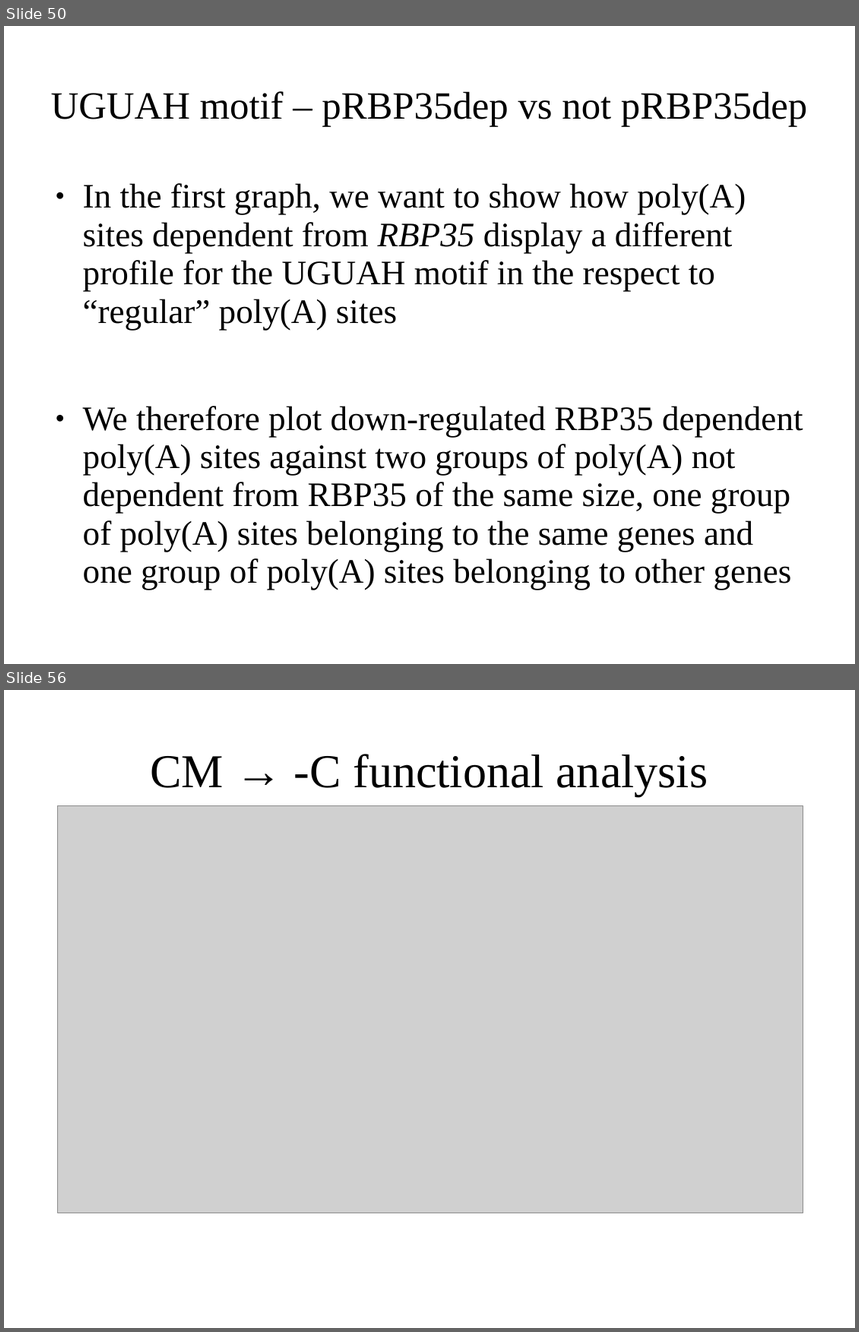
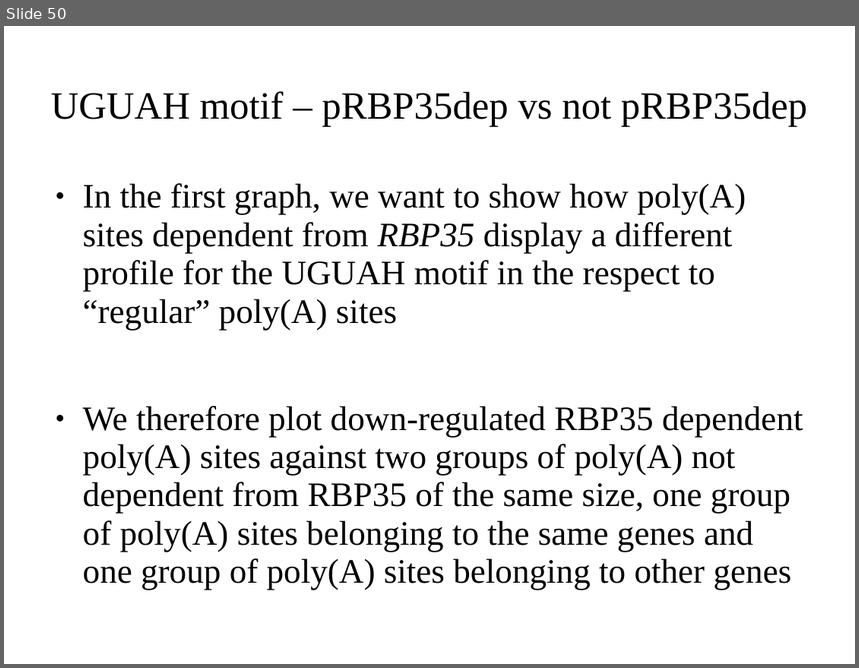
Before and after one commit to wilkinsonlab/m-oryzae-polya, a slide deck: doc/oryzae_presentation.odp. Shown one above the other, each under a label of ours: slides 50 and 56 before the commit, slide 50 after it; the slides between them are not shown. The pictures are 859x1332 and 859x668 pixels, drawn with LibreOffice and Linux fonts; fonts in the diff are those of the drawing; grey boxes stand for pictures. Boxes give left, top, right and bottom in pixels: in the first picture for what was removed or moved away, otherwise in the second. Text is boxed around its words. In the diff, an @@ line names an element or a change of style, - is before the commit and + after.

```diff
--- a/doc/oryzae_presentation.odp
+++ b/doc/oryzae_presentation.odp
@@ slide 56 removed at (x1=4, y1=690, x2=855, y2=1328), background #FFFFFF @@
@@ title removed at (x1=150, y1=754, x2=708, y2=796) @@
-CM → -C functional analysis
@@ picture removed at (x1=58, y1=806, x2=804, y2=1214) @@
```
Also in this commit, not shown: 5 slides changed, 4 other slides removed, 4 other files.
